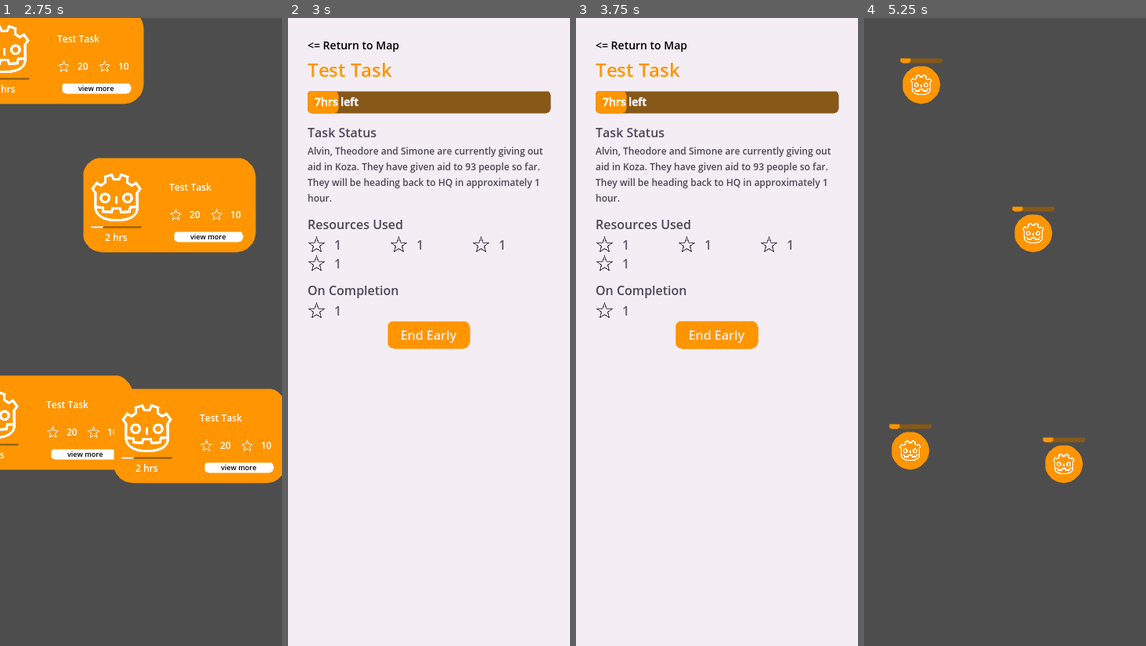
Above: before the commit, frames 1-4 (left to right).
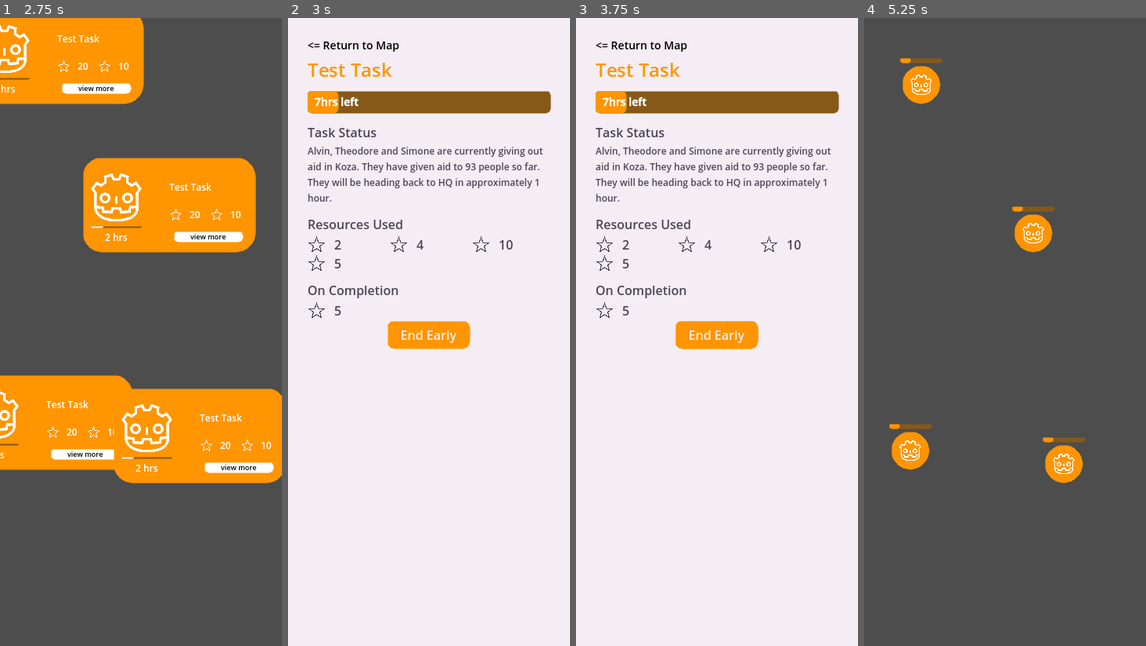
Above: after the commit, the same moments.

Repository: carabowes/Luscinia
Game: Godot game, scene res://scenes/task_widget_test_scene.tscn
Two runs of this game, one before a commit and one after it. Both use one fixed random seed, a clock stepped at 60 frames per second and the inputs below.
Inputs:
- Up to frame 1 (2.75 s): tap Enter at 0.5, 2 s; hold D 0.53-1.28 s; hold 1 0.53-1.28 s; tap Space at 1.25 s; hold S 1.28-2.03 s; tap 2 at 1.35 s; hold D from 2.03 s (still down); hold 3 from 2.03 s (still down)
- Up to frame 2 (3 s): release D at 2.75 s; release 3 at 2.75 s; click "view more" at 2.75 s
- Up to frame 3 (3.75 s): click "End Early" at 3.5 s
- Up to frame 4 (5.25 s): click "<= Return to Map" at 4.25 s; tap Space at 5 s; hold W from 5.03 s (still down); tap 1 at 5.1 s

Frame 1 is identical in both runs. In frame 2, 0.1% of the frame differs, in the area x 16-80%, y 35-48%; in frame 3, 0.1%; in frame 4, nothing differs.

Commit message:
Dynamic Resource UI
Refs #60

Resources now have a specific UI component that allows them to be
dynamically updated with a resource dictionary. It will auto size and
auto layout all the resources sent in. Not fully complete because we
dont have a resource manager.
Also connected this up with the task widgets, so clicking on a task
widget for details will show the correct resources on the detail page.

Diff:
--- /dev/null
+++ b/luscinia/nodes/task_details/resource_entry.tscn
@@ -0,0 +1,39 @@
+[gd_scene load_steps=4 format=3 uid="uid://df5nbiygwfdeb"]
+
+[ext_resource type="Texture2D" uid="uid://dg01boigrppxu" path="res://resources/ui/starTaskIcon.png" id="1_0xhix"]
+[ext_resource type="Script" path="res://nodes/task_details/resource_ui_entry.gd" id="1_4qxd5"]
+
+[sub_resource type="LabelSettings" id="LabelSettings_rc13s"]
+
+[node name="Resource" type="Panel" node_paths=PackedStringArray("amount_text", "image")]
+self_modulate = Color(1, 1, 1, 0)
+custom_minimum_size = Vector2(50, 20)
+size_flags_horizontal = 3
+script = ExtResource("1_4qxd5")
+amount_text = NodePath("ResourceHBox/ResourceAmount")
+image = NodePath("ResourceHBox/ResourceIcon")
+resource_type = 3
+amount = 1
+
+[node name="ResourceHBox" type="HBoxContainer" parent="."]
+layout_mode = 1
+anchors_preset = 15
+anchor_right = 1.0
+anchor_bottom = 1.0
+grow_horizontal = 2
+grow_vertical = 2
+
+[node name="ResourceIcon" type="TextureRect" parent="ResourceHBox"]
+layout_mode = 2
+texture = ExtResource("1_0xhix")
+expand_mode = 2
+
+[node name="Padding" type="Panel" parent="ResourceHBox"]
+self_modulate = Color(1, 1, 1, 0)
+custom_minimum_size = Vector2(3, 0)
+layout_mode = 2
+
+[node name="ResourceAmount" type="Label" parent="ResourceHBox"]
+layout_mode = 2
+text = "1"
+label_settings = SubResource("LabelSettings_rc13s")
--- /dev/null
+++ b/luscinia/nodes/task_details/resource_ui_entry.gd
@@ -0,0 +1,15 @@
+@tool
+extends Panel
+class_name ResourceEntry
+
+@export_group("UI elements")
+@export var amount_text : Label
+@export var image : TextureRect
+@export_group("Resource info")
+## Doesn't do anything right now
+@export var resource_type : int
+@export var amount : int
+
+func _draw() -> void:
+	amount_text.text = str(amount)
+	#will get the image for the resource from some resource manager and resource_type
--- /dev/null
+++ b/luscinia/nodes/task_details/task_resources.gd
@@ -0,0 +1,31 @@
+@tool
+extends GridContainer
+class_name TaskResources
+
+@export_group("UI Options")
+@export var ui_color : Color:
+	set(value):
+		ui_color = value
+		modulate = ui_color
+@export_group("Resources")
+@export var resources : Dictionary:
+	set(value):
+		resources = value
+		_add_elements()
+		queue_redraw()
+
+var resource_entry_path = "res://nodes/task_details/resource_entry.tscn"
+
+func _add_elements():
+	for child in get_children():
+		child.queue_free()
+
+	for resource_key in resources.keys():
+		if(resources[resource_key] is not int or resource_key is not int):
+			printerr("Empty key or value in resources dictionary!")
+			continue
+		var resource_entry_instance : ResourceEntry = load(resource_entry_path).instantiate()
+		resource_entry_instance.amount = resources[resource_key]
+		resource_entry_instance.resource_type = resource_key
+		add_child(resource_entry_instance)
+		resource_entry_instance.set_owner($".")
--- /dev/null
+++ b/luscinia/nodes/task_details/task_resources.tscn
@@ -0,0 +1,49 @@
+[gd_scene load_steps=4 format=3 uid="uid://bxndjmqmmnwuu"]
+
+[ext_resource type="Script" path="res://nodes/task_details/task_resources.gd" id="1_wkvxj"]
+[ext_resource type="PackedScene" uid="uid://df5nbiygwfdeb" path="res://nodes/task_details/resource_entry.tscn" id="2_r1vf5"]
+[ext_resource type="Script" path="res://nodes/task_details/resource_ui_entry.gd" id="3_3rjvy"]
+
+[node name="ResourcesUsed" type="GridContainer"]
+self_modulate = Color(0.666913, 0.161946, 0.366191, 1)
+size_flags_horizontal = 3
+columns = 3
+script = ExtResource("1_wkvxj")
+ui_color = Color(1, 1, 1, 1)
+resources = {
+0: 6,
+1: 2,
+2: 4
+}
+
+[node name="Resource 0" type="Panel" parent="." node_paths=PackedStringArray("amount_text", "image") instance=ExtResource("2_r1vf5")]
+self_modulate = Color(1, 1, 1, 0)
+custom_minimum_size = Vector2(50, 20)
+layout_mode = 2
+size_flags_horizontal = 3
+script = ExtResource("3_3rjvy")
+amount_text = NodePath("ResourceHBox/ResourceAmount")
+image = NodePath("ResourceHBox/ResourceIcon")
+amount = 6
+
+[node name="Resource 1" type="Panel" parent="." node_paths=PackedStringArray("amount_text", "image") instance=ExtResource("2_r1vf5")]
+self_modulate = Color(1, 1, 1, 0)
+custom_minimum_size = Vector2(50, 20)
+layout_mode = 2
+size_flags_horizontal = 3
+script = ExtResource("3_3rjvy")
+amount_text = NodePath("ResourceHBox/ResourceAmount")
+image = NodePath("ResourceHBox/ResourceIcon")
+resource_type = 1
+amount = 2
+
+[node name="Resource 2" type="Panel" parent="." node_paths=PackedStringArray("amount_text", "image") instance=ExtResource("2_r1vf5")]
+self_modulate = Color(1, 1, 1, 0)
+custom_minimum_size = Vector2(50, 20)
+layout_mode = 2
+size_flags_horizontal = 3
+script = ExtResource("3_3rjvy")
+amount_text = NodePath("ResourceHBox/ResourceAmount")
+image = NodePath("ResourceHBox/ResourceIcon")
+resource_type = 2
+amount = 4
--- a/luscinia/scenes/task_details.tscn
+++ b/luscinia/scenes/task_details.tscn
@@ -1,9 +1,9 @@
-[gd_scene load_steps=19 format=3 uid="uid://b4vjsqw6fc5tj"]
-
-[ext_resource type="Script" path="res://scenes/task_details.gd" id="1_dalyu"]
+[gd_scene load_steps=18 format=3 uid="uid://b4vjsqw6fc5tj"]
+
+[ext_resource type="Script" path="res://scripts/ui/task_details.gd" id="1_dalyu"]
 [ext_resource type="Script" path="res://nodes/time_progress_bar.gd" id="1_stskc"]
 [ext_resource type="PackedScene" uid="uid://4bvycj7ktd5x" path="res://nodes/task_details/staff_on_task.tscn" id="2_ykrfx"]
-[ext_resource type="Texture2D" uid="uid://dg01boigrppxu" path="res://resources/ui/starTaskIcon.png" id="3_yid0v"]
+[ext_resource type="PackedScene" uid="uid://bxndjmqmmnwuu" path="res://nodes/task_details/task_resources.tscn" id="4_xomxh"]
 [ext_resource type="Theme" uid="uid://bau28uma7h4s8" path="res://resources/ui/themes/details_page_theme.tres" id="4_yi0aj"]
 
 [sub_resource type="StyleBoxFlat" id="StyleBoxFlat_swbtu"]
@@ -53,9 +53,6 @@
 [sub_resource type="LabelSettings" id="LabelSettings_57w7t"]
 font_color = Color(0.290196, 0.266667, 0.34902, 1)
 
-[sub_resource type="LabelSettings" id="LabelSettings_aslgx"]
-font_color = Color(0.384314, 0.360784, 0.435294, 1)
-
 [node name="TaskDetails" type="Control"]
 layout_mode = 3
 anchors_preset = 15
@@ -105,7 +102,7 @@
 theme_override_styles/normal = SubResource("StyleBoxFlat_fdyfv")
 text = "<= Return to Map"
 
-[node name="Task Title" type="Label" parent="Background/ScrollContainer/MarginContainer/Elements"]
+[node name="TaskTitle" type="Label" parent="Background/ScrollContainer/MarginContainer/Elements"]
 custom_minimum_size = Vector2(100, 0)
 layout_mode = 2
 text = "Providing Aid in Koza "
@@ -122,6 +119,7 @@
 layout_mode = 2
 theme_override_styles/background = SubResource("StyleBoxFlat_xyk4g")
 theme_override_styles/fill = SubResource("StyleBoxFlat_2btxq")
+max_value = 7.0
 value = 7.0
 show_percentage = false
 script = ExtResource("1_stskc")
@@ -141,7 +139,7 @@
 offset_bottom = 12.0
 grow_horizontal = 2
 grow_vertical = 2
-text = "7hrs left"
+text = "0hrs left"
 label_settings = SubResource("LabelSettings_p5ny5")
 vertical_alignment = 1
 
@@ -250,129 +248,16 @@
 text = "Resources Used"
 label_settings = SubResource("LabelSettings_57w7t")
 
-[node name="ResourcesUsed" type="GridContainer" parent="Background/ScrollContainer/MarginContainer/Elements"]
-layout_mode = 2
-columns = 3
-
-[node name="Resource" type="Panel" parent="Background/ScrollContainer/MarginContainer/Elements/ResourcesUsed"]
-self_modulate = Color(1, 1, 1, 0)
-custom_minimum_size = Vector2(50, 20)
-layout_mode = 2
-size_flags_horizontal = 3
-
-[node name="ResourceHBox" type="HBoxContainer" parent="Background/ScrollContainer/MarginContainer/Elements/ResourcesUsed/Resource"]
-layout_mode = 1
-anchors_preset = 15
-anchor_right = 1.0
-anchor_bottom = 1.0
-grow_horizontal = 2
-grow_vertical = 2
-
-[node name="ResourceIconb" type="TextureRect" parent="Background/ScrollContainer/MarginContainer/Elements/ResourcesUsed/Resource/ResourceHBox"]
-self_modulate = Color(0.290196, 0.266667, 0.34902, 1)
-layout_mode = 2
-texture = ExtResource("3_yid0v")
-expand_mode = 2
-
-[node name="Padding" type="Panel" parent="Background/ScrollContainer/MarginContainer/Elements/ResourcesUsed/Resource/ResourceHBox"]
-self_modulate = Color(1, 1, 1, 0)
-custom_minimum_size = Vector2(3, 0)
-layout_mode = 2
-
-[node name="ResourceAmount" type="Label" parent="Background/ScrollContainer/MarginContainer/Elements/ResourcesUsed/Resource/ResourceHBox"]
-layout_mode = 2
-text = "1"
-label_settings = SubResource("LabelSettings_aslgx")
-
-[node name="Resource2" type="Panel" parent="Background/ScrollContainer/MarginContainer/Elements/ResourcesUsed"]
-self_modulate = Color(1, 1, 1, 0)
-custom_minimum_size = Vector2(50, 20)
-layout_mode = 2
-size_flags_horizontal = 3
-
-[node name="ResourceHBox" type="HBoxContainer" parent="Background/ScrollContainer/MarginContainer/Elements/ResourcesUsed/Resource2"]
-layout_mode = 1
-anchors_preset = 15
-anchor_right = 1.0
-anchor_bottom = 1.0
-grow_horizontal = 2
-grow_vertical = 2
-
-[node name="ResourceIconb" type="TextureRect" parent="Background/ScrollContainer/MarginContainer/Elements/ResourcesUsed/Resource2/ResourceHBox"]
-self_modulate = Color(0.290196, 0.266667, 0.34902, 1)
-layout_mode = 2
-texture = ExtResource("3_yid0v")
-expand_mode = 2
-
-[node name="Padding" type="Panel" parent="Background/ScrollContainer/MarginContainer/Elements/ResourcesUsed/Resource2/ResourceHBox"]
-self_modulate = Color(1, 1, 1, 0)
-custom_minimum_size = Vector2(3, 0)
-layout_mode = 2
-
-[node name="ResourceAmount" type="Label" parent="Background/ScrollContainer/MarginContainer/Elements/ResourcesUsed/Resource2/ResourceHBox"]
-layout_mode = 2
-text = "1"
-label_settings = SubResource("LabelSettings_aslgx")
-
-[node name="Resource3" type="Panel" parent="Background/ScrollContainer/MarginContainer/Elements/ResourcesUsed"]
-self_modulate = Color(1, 1, 1, 0)
-custom_minimum_size = Vector2(50, 20)
-layout_mode = 2
-size_flags_horizontal = 3
-
-[node name="ResourceHBox" type="HBoxContainer" parent="Background/ScrollContainer/MarginContainer/Elements/ResourcesUsed/Resource3"]
-layout_mode = 1
-anchors_preset = 15
-anchor_right = 1.0
-anchor_bottom = 1.0
-grow_horizontal = 2
-grow_vertical = 2
-
-[node name="ResourceIconb" type="TextureRect" parent="Background/ScrollContainer/MarginContainer/Elements/ResourcesUsed/Resource3/ResourceHBox"]
-self_modulate = Color(0.290196, 0.266667, 0.34902, 1)
-layout_mode = 2
-texture = ExtResource("3_yid0v")
-expand_mode = 2
-
-[node name="Padding" type="Panel" parent="Background/ScrollContainer/MarginContainer/Elements/ResourcesUsed/Resource3/ResourceHBox"]
-self_modulate = Color(1, 1, 1, 0)
-custom_minimum_size = Vector2(3, 0)
-layout_mode = 2
-
-[node name="ResourceAmount" type="Label" parent="Background/ScrollContainer/MarginContainer/Elements/ResourcesUsed/Resource3/ResourceHBox"]
-layout_mode = 2
-text = "1"
-label_settings = SubResource("LabelSettings_aslgx")
-
-[node name="Resource4" type="Panel" parent="Background/ScrollContainer/MarginContainer/Elements/ResourcesUsed"]
-self_modulate = Color(1, 1, 1, 0)
-custom_minimum_size = Vector2(50, 20)
-layout_mode = 2
-size_flags_horizontal = 3
-
-[node name="ResourceHBox" type="HBoxContainer" parent="Background/ScrollContainer/MarginContainer/Elements/ResourcesUsed/Resource4"]
-layout_mode = 1
-anchors_preset = 15
-anchor_right = 1.0
-anchor_bottom = 1.0
-grow_horizontal = 2
-grow_vertical = 2
-
-[node name="ResourceIconb" type="TextureRect" parent="Background/ScrollContainer/MarginContainer/Elements/ResourcesUsed/Resource4/ResourceHBox"]
-self_modulate = Color(0.290196, 0.266667, 0.34902, 1)
-layout_mode = 2
-texture = ExtResource("3_yid0v")
-expand_mode = 2
-
-[node name="Padding" type="Panel" parent="Background/ScrollContainer/MarginContainer/Elements/ResourcesUsed/Resource4/ResourceHBox"]
-self_modulate = Color(1, 1, 1, 0)
-custom_minimum_size = Vector2(3, 0)
-layout_mode = 2
-
-[node name="ResourceAmount" type="Label" parent="Background/ScrollContainer/MarginContainer/Elements/ResourcesUsed/Resource4/ResourceHBox"]
-layout_mode = 2
-text = "1"
-label_settings = SubResource("LabelSettings_aslgx")
+[node name="ResourcesUsed" parent="Background/ScrollContainer/MarginContainer/Elements" instance=ExtResource("4_xomxh")]
+modulate = Color(0.290196, 0.266667, 0.34902, 1)
+layout_mode = 2
+ui_color = Color(0.290196, 0.266667, 0.34902, 1)
+resources = {
+0: 1,
+1: 3,
+2: 2,
+3: 4
+}
 
 [node name="PaddingBar7" type="Panel" parent="Background/ScrollContainer/MarginContainer/Elements"]
 modulate = Color(1, 1, 1, 0)
@@ -386,39 +271,13 @@
 "
 label_settings = SubResource("LabelSettings_57w7t")
 
-[node name="OnCompletion" type="GridContainer" parent="Background/ScrollContainer/MarginContainer/Elements"]
-layout_mode = 2
-columns = 3
-
-[node name="Resource" type="Panel" parent="Background/ScrollContainer/MarginContainer/Elements/OnCompletion"]
-self_modulate = Color(1, 1, 1, 0)
-custom_minimum_size = Vector2(50, 20)
-layout_mode = 2
-size_flags_horizontal = 3
-
-[node name="ResourceHBox" type="HBoxContainer" parent="Background/ScrollContainer/MarginContainer/Elements/OnCompletion/Resource"]
-layout_mode = 1
-anchors_preset = 15
-anchor_right = 1.0
-anchor_bottom = 1.0
-grow_horizontal = 2
-grow_vertical = 2
-
-[node name="ResourceIconb" type="TextureRect" parent="Background/ScrollContainer/MarginContainer/Elements/OnCompletion/Resource/ResourceHBox"]
-self_modulate = Color(0.290196, 0.266667, 0.34902, 1)
-layout_mode = 2
-texture = ExtResource("3_yid0v")
-expand_mode = 2
-
-[node name="Padding" type="Panel" parent="Background/ScrollContainer/MarginContainer/Elements/OnCompletion/Resource/ResourceHBox"]
-self_modulate = Color(1, 1, 1, 0)
-custom_minimum_size = Vector2(3, 0)
-layout_mode = 2
-
-[node name="ResourceAmount" type="Label" parent="Background/ScrollContainer/MarginContainer/Elements/OnCompletion/Resource/ResourceHBox"]
-layout_mode = 2
-text = "1"
-label_settings = SubResource("LabelSettings_aslgx")
+[node name="OnCompletion" parent="Background/ScrollContainer/MarginContainer/Elements" instance=ExtResource("4_xomxh")]
+modulate = Color(0.290196, 0.266667, 0.34902, 1)
+layout_mode = 2
+ui_color = Color(0.290196, 0.266667, 0.34902, 1)
+resources = {
+0: 6
+}
 
 [node name="EndEarlyButton" type="Button" parent="Background/ScrollContainer/MarginContainer/Elements"]
 custom_minimum_size = Vector2(0, 35)
--- a/luscinia/scenes/task_details.gd
+++ b/luscinia/scripts/ui/task_details.gd
@@ -6,7 +6,9 @@
 	var progress_bar : TimeProgressBar = $Background/ScrollContainer/MarginContainer/Elements/ProgressBar
 	progress_bar.value = task_instance.current_progress
 	progress_bar.total_task_time = task_instance.task_data.expected_completion_time + task_instance.extra_time
-	$"Background/ScrollContainer/MarginContainer/Elements/Task Title".text = task_instance.task_data.name
+	$Background/ScrollContainer/MarginContainer/Elements/TaskTitle.text = task_instance.task_data.name
+	$Background/ScrollContainer/MarginContainer/Elements/ResourcesUsed.resources = task_instance.task_data.resources_required
+	$Background/ScrollContainer/MarginContainer/Elements/OnCompletion.resources = task_instance.task_data.resources_gained
 	visible = true
 	pass
 
--- a/luscinia/task_data/test_task_data.tres
+++ b/luscinia/task_data/test_task_data.tres
@@ -24,7 +24,14 @@
 icon = ExtResource("3_56gen")
 start_location = Vector2(0, 0)
 end_location = Vector2(5, 5)
-resources_required = {}
-resources_gained = {}
+resources_required = {
+0: 2,
+1: 4,
+2: 10,
+3: 5
+}
+resources_gained = {
+0: 5
+}
 expected_completion_time = 8
 effects_of_random_events = Array[ExtResource("1_hibar")]([SubResource("Resource_d84e4")])
